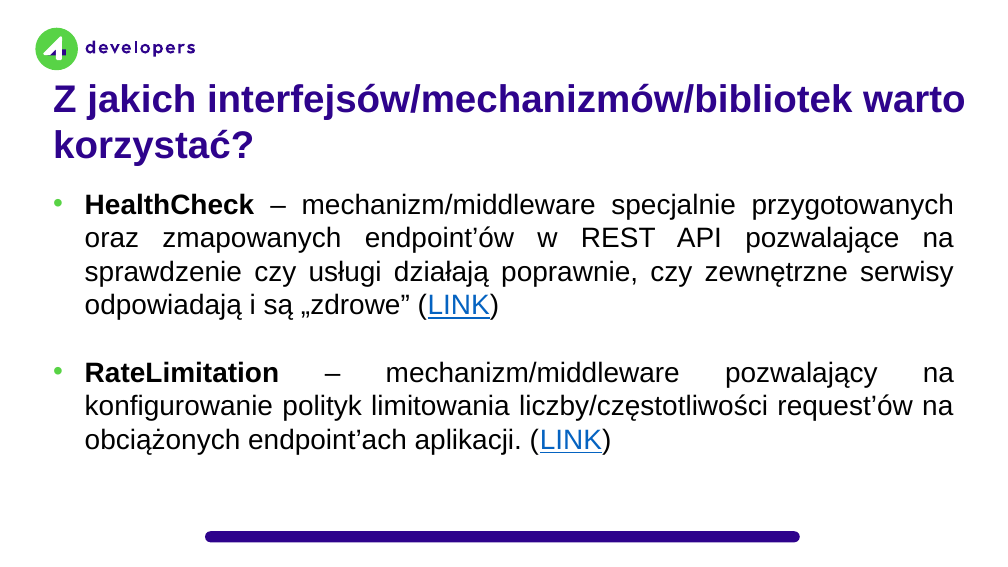
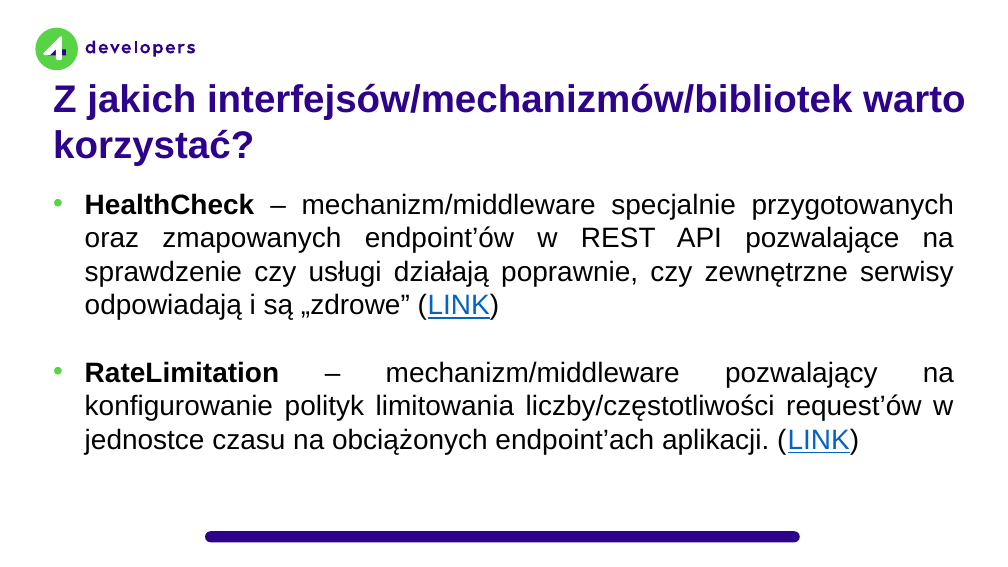
Before and after one commit to kamil-wysocki/4dev2023, a slide deck: slide 4 of 4Developers 2023.pptx. Drawn at 1008x567 pixels with LibreOffice and Linux fonts; fonts in the diff are those of the drawing; background and template pictures are left out. Boxes give left, top, right and bottom in pixels: in the first picture for what was removed or moved away, otherwise in the second. Text is boxed around its words. In the diff, an @@ line names an element or a change of style, - is before the commit and + after.

```diff
--- a/4Developers 2023.pptx
+++ b/4Developers 2023.pptx
@@ text at (x1=85, y1=361, x2=954, y2=454): text changed @@
-• RateLimitation – mechanizm/middleware pozwalający na konfigurowanie polityk limitowania liczby/częstotliwości request’ów na obciążonych endpoint’ach aplikacji. (LINK)
+• RateLimitation – mechanizm/middleware pozwalający na konfigurowanie polityk limitowania liczby/częstotliwości request’ów w jednostce czasu na obciążonych endpoint’ach aplikacji. (LINK)
```
Also in this commit, not shown: 2 other slides changed.
